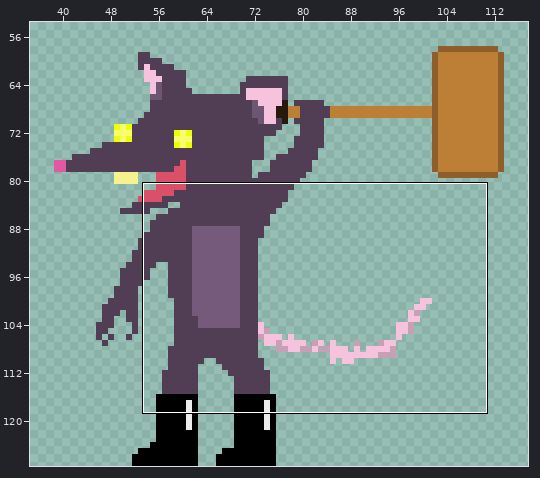
Pixel-art file: assets/sprites/Sprinter Boss.aseprite. The picture above shows the old version from afar; the outline marks the close-up.
Close-up. Before:
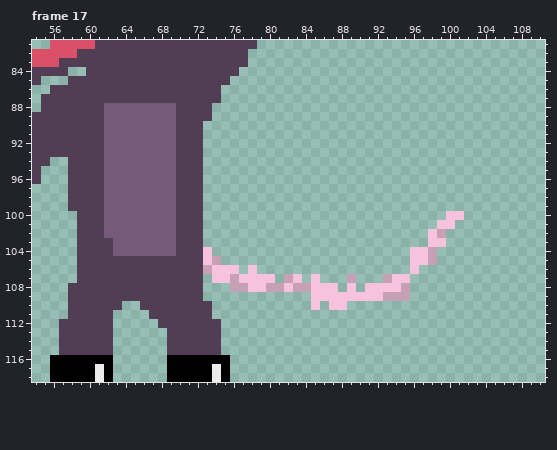
128x128 pixels, 17 frames. Shown: frame 17: x 54..110, y 81..118. The wide view leaves out empty margins. The commit also changed other frames or places, which this record leaves out.
New version:
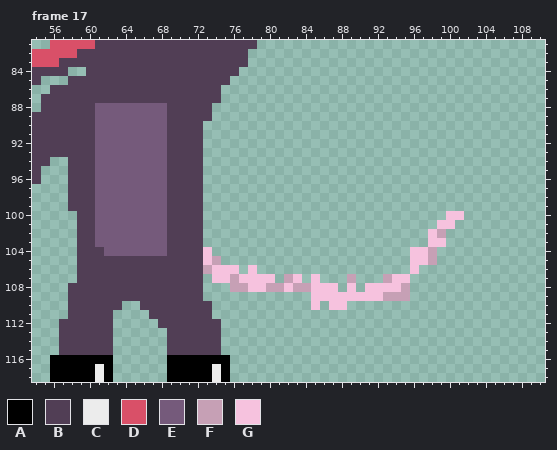
Palette (. is transparent): A #000000  B #513e55  C #ececec  D #d95068  E #755a7b  F #c6a0b5  G #f6c2de
From old to new:
Frame 17, layer "Flattened":
The edit turns colour E into colour B in rows 88 to 104 at x 69.
The edit turns colour B into colour E in rows 88 to 102 at x 61; in row 103 at x 61 to 62; in row 104 at x 62.
